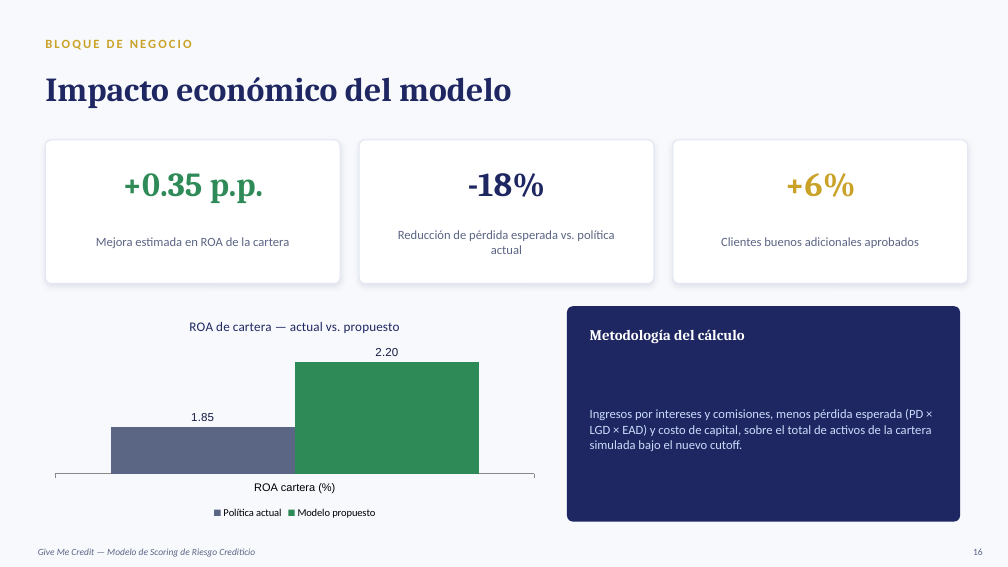
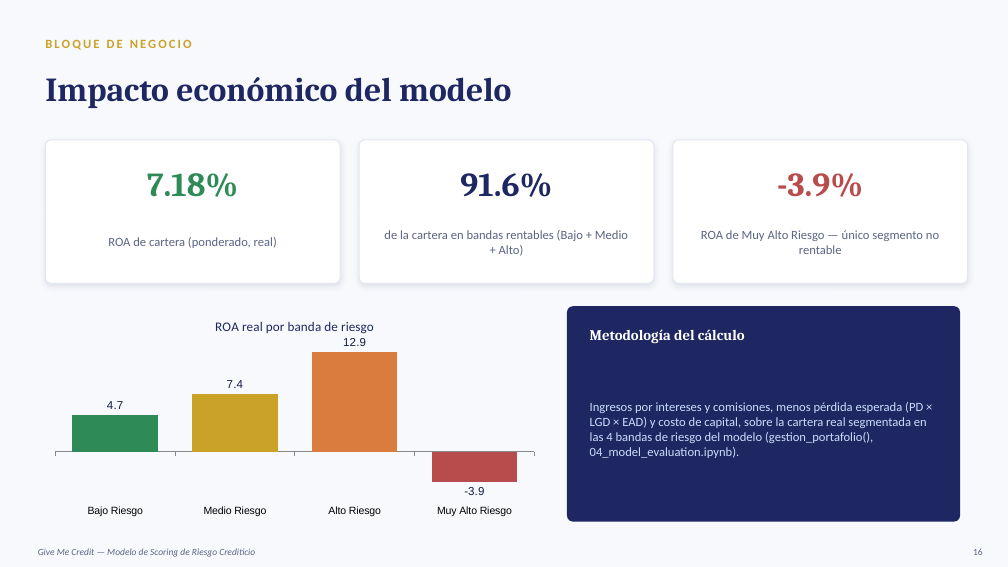
Before and after one commit to davidrodriguez2712/proyecto-riesgo-credito, a slide deck: slide 16 of presentacion/Resumen_Presentacion.pptx. Drawn at 1008x567 pixels with LibreOffice and Linux fonts; fonts in the diff are those of the drawing. Boxes give left, top, right and bottom in pixels: in the first picture for what was removed or moved away, otherwise in the second. Text is boxed around its words. In the diff, an @@ line names an element or a change of style, - is before the commit and + after.

Commit message:
(feat) modificado la presentacion con informacion actualizada del proyecto

```diff
--- a/presentacion/Resumen_Presentacion.pptx
+++ b/presentacion/Resumen_Presentacion.pptx
@@ text at [147,173,238,197]: text changed @@
-+0.35 p.p.
+7.18%
@@ text at [460,173,552,197]: text changed @@
--18%
+91.6%
@@ text at [777,173,863,197]: text changed; text colour #C9A227 to #B84C4C @@
-+6%
+-3.9%
@@ text at [108,237,277,248]: text changed @@
-Mejora estimada en ROA de la cartera
+ROA de cartera (ponderado, real)
@@ text at [384,230,628,256]: text changed @@
-Reducción de pérdida esperada vs. política actual
+de la cartera en bandas rentables (Bajo + Medio + Alto)
@@ text at [701,230,939,254]: text changed @@
-Clientes buenos adicionales aprobados
+ROA de Muy Alto Riesgo — único segmento no rentable
@@ column chart at [45,306,544,522] @@
@@ title "ROA de cartera — actual vs. propuesto" to "ROA real por banda de riesgo" @@
-categories: ROA cartera (%)
+categories: Bajo Riesgo, Medio Riesgo, Alto Riesgo, Muy Alto Riesgo
-Política actual: 1.85
+Series 1: 4.7, 7.4, 12.9, -3.9
@@ colour of Series 1 #5B6584 to #1E2761 @@
@@ data labels of Series 1 changed @@
-Modelo propuesto: 2.2
@@ legend changed @@
@@ category axis changed @@
@@ value axis changed @@
@@ bar spacing changed @@
@@ text at [590,402,927,458]: text changed @@
-Ingresos por intereses y comisiones, menos pérdida esperada (PD × LGD × EAD) y costo de capital, sobre el total de activos de la cartera simulada bajo el nuevo cutoff.
+Ingresos por intereses y comisiones, menos pérdida esperada (PD × LGD × EAD) y costo de capital, sobre la cartera real segmentada en las 4 bandas de riesgo del modelo (gestion_portafolio(), 04_model_evaluation.ipynb).
```
Also in this commit, not shown: 6 other slides changed, 1 other file.
